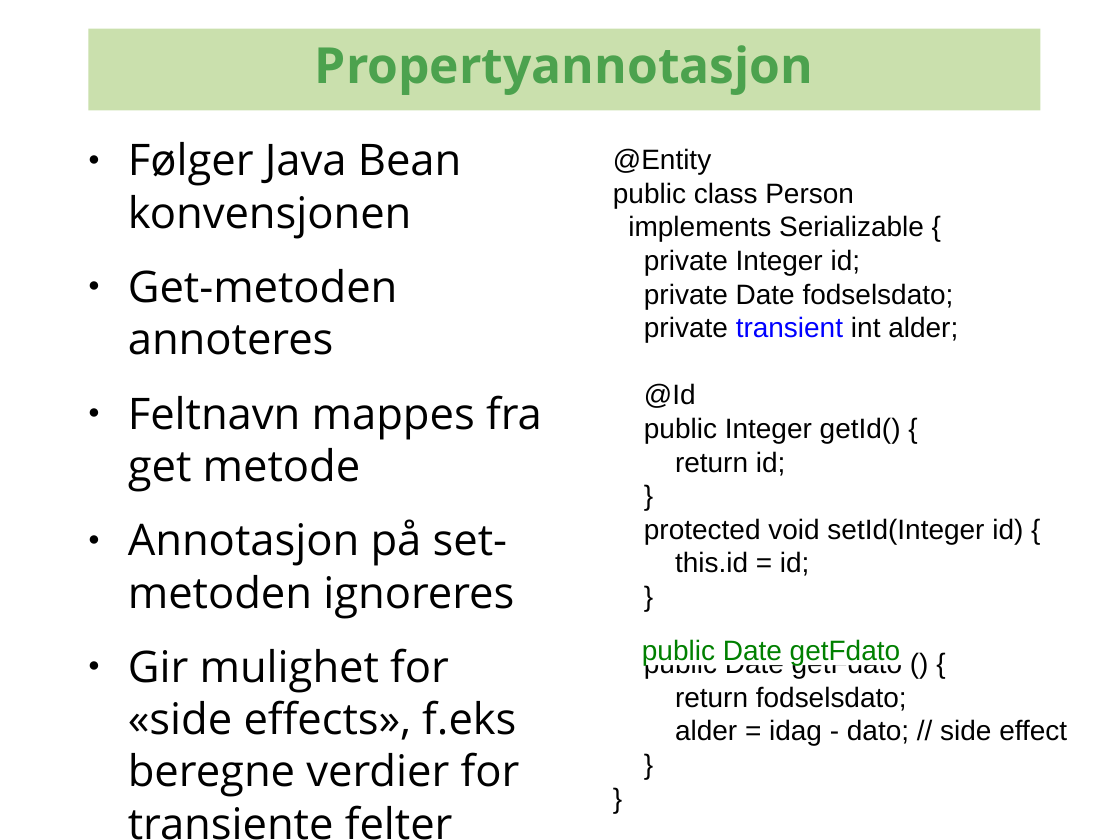
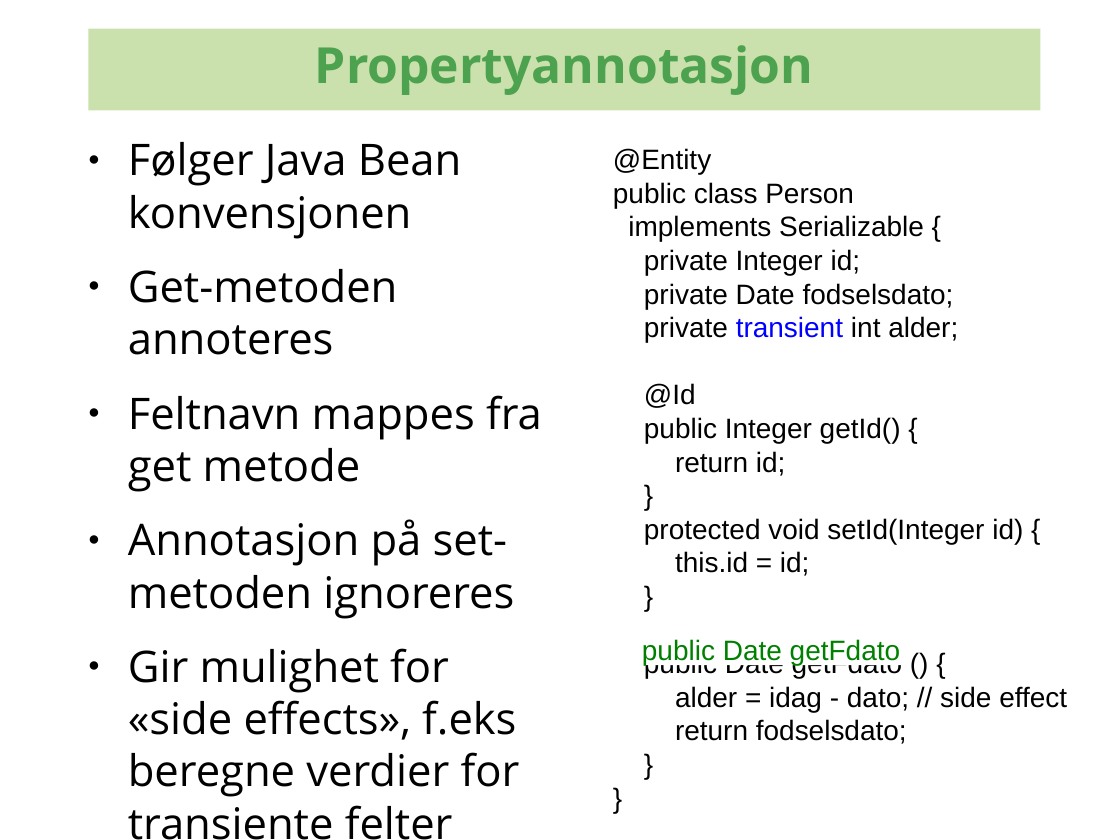
Before and after one commit to kenglxn/seam-maven-refimpl, a slide deck: slide 11 of sandbox/loo/jpa-continued/jpa-intro.odp. Drawn at 1120x840 pixels with LibreOffice and Linux fonts; fonts in the diff are those of the drawing; background and template pictures are left out. Boxes give left, top, right and bottom in pixels: in the first picture for what was removed or moved away, otherwise in the second. Text is boxed around its words. In the diff, an @@ line names an element or a change of style, - is before the commit and + after.

```diff
--- a/sandbox/loo/jpa-continued/jpa-intro.odp
+++ b/sandbox/loo/jpa-continued/jpa-intro.odp
@@ text at (675,686,1067,712): paragraph added @@
+alder = idag - dato; // side effect
@@ text at (675,719,1067,746): paragraph removed @@
-alder = idag - dato; // side effect
```
Also in this commit, not shown: 1 slide added, 1 other file.
